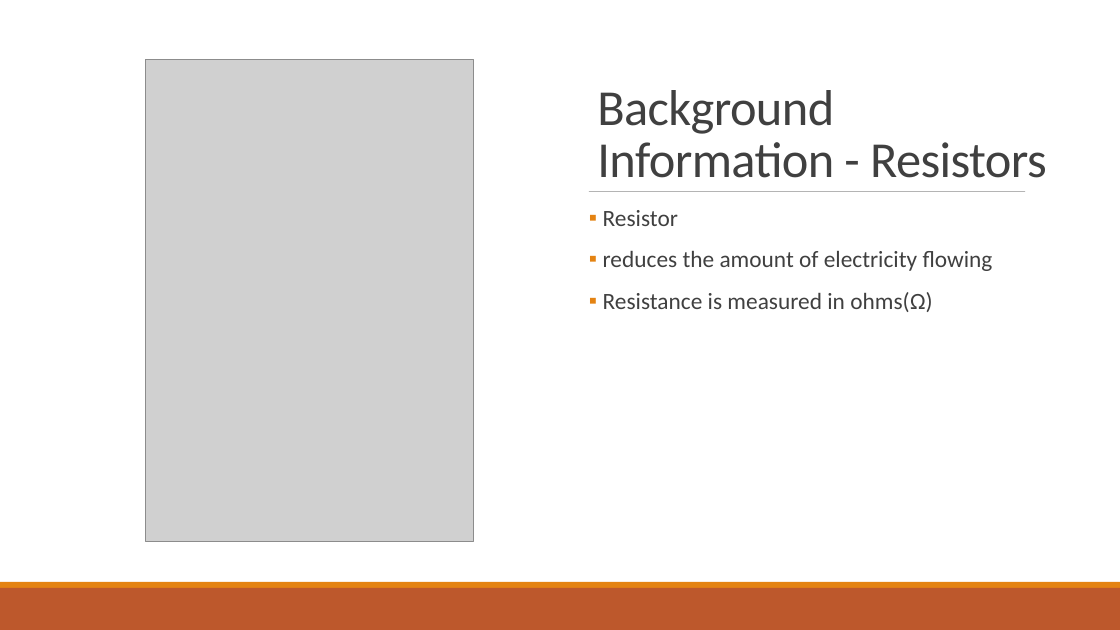
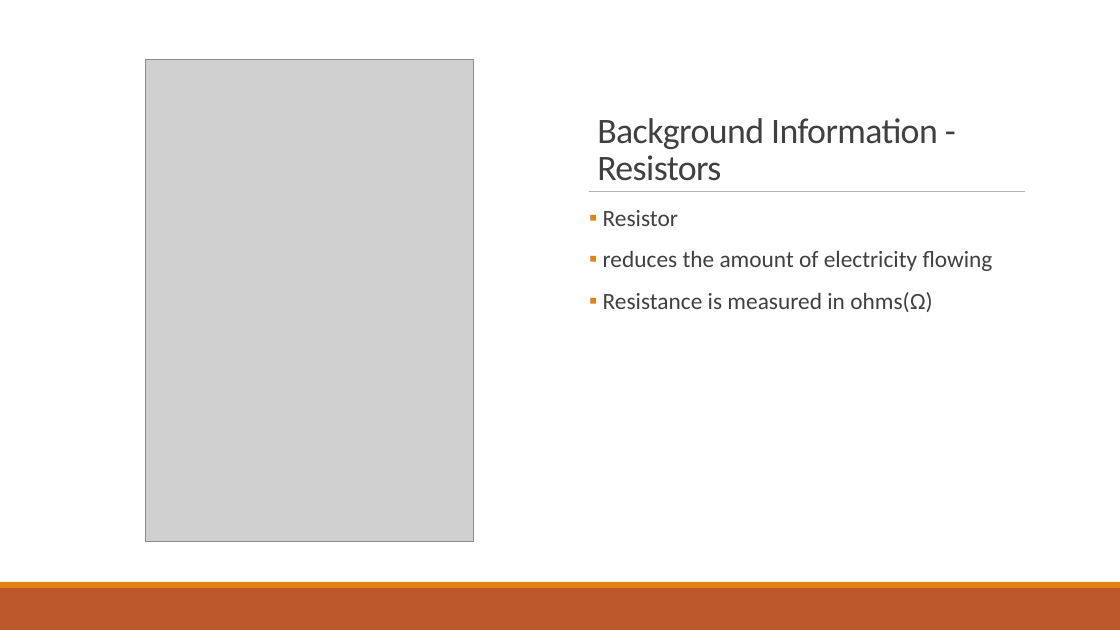
Before and after one commit to RyanZurrin/cs341, a slide deck: slide 10 of Lab 1/CS 341 Lab introduction.pptx. Drawn at 1120x630 pixels with LibreOffice and Linux fonts; fonts in the diff are those of the drawing; grey boxes stand for pictures. Boxes give left, top, right and bottom in pixels: in the first picture for what was removed or moved away, otherwise in the second. Text is boxed around its words. In the diff, an @@ line names an element or a change of style, - is before the commit and + after.

```diff
--- a/Lab 1/CS 341 Lab introduction.pptx
+++ b/Lab 1/CS 341 Lab introduction.pptx
@@ text "Background Information - Resistors" at box(597, 118, 938, 181): size 43.2 to 30.7 pt @@
```
Also in this commit, not shown: 10 other slides changed, 1 other file.
